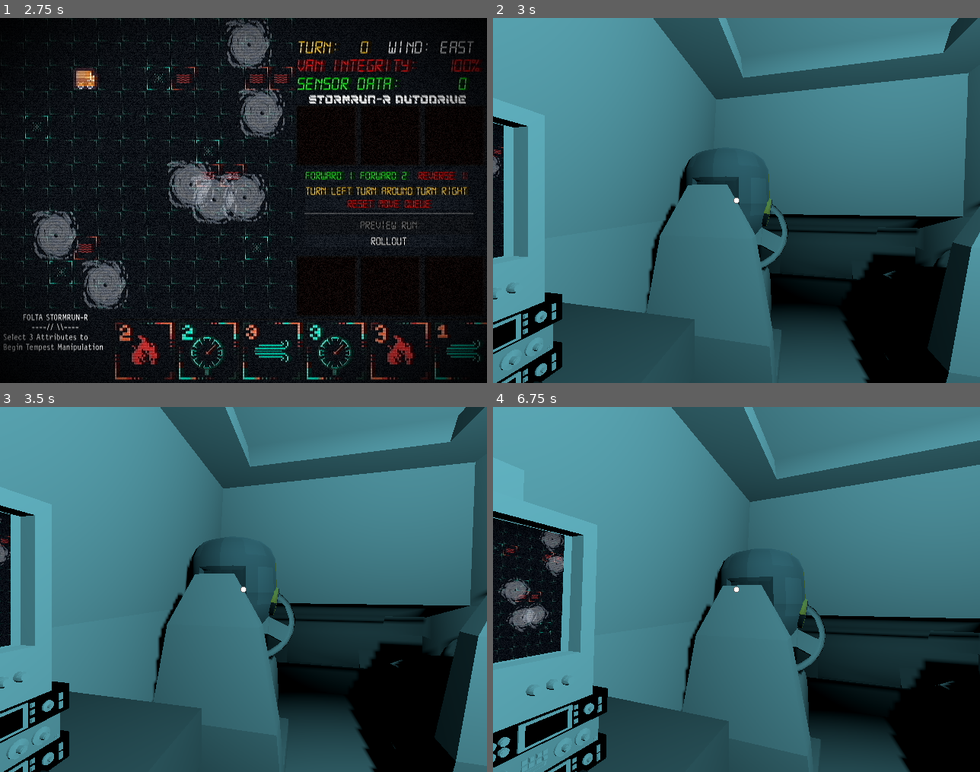
Above: before the commit, frames 1-4 (two rows, left to right).
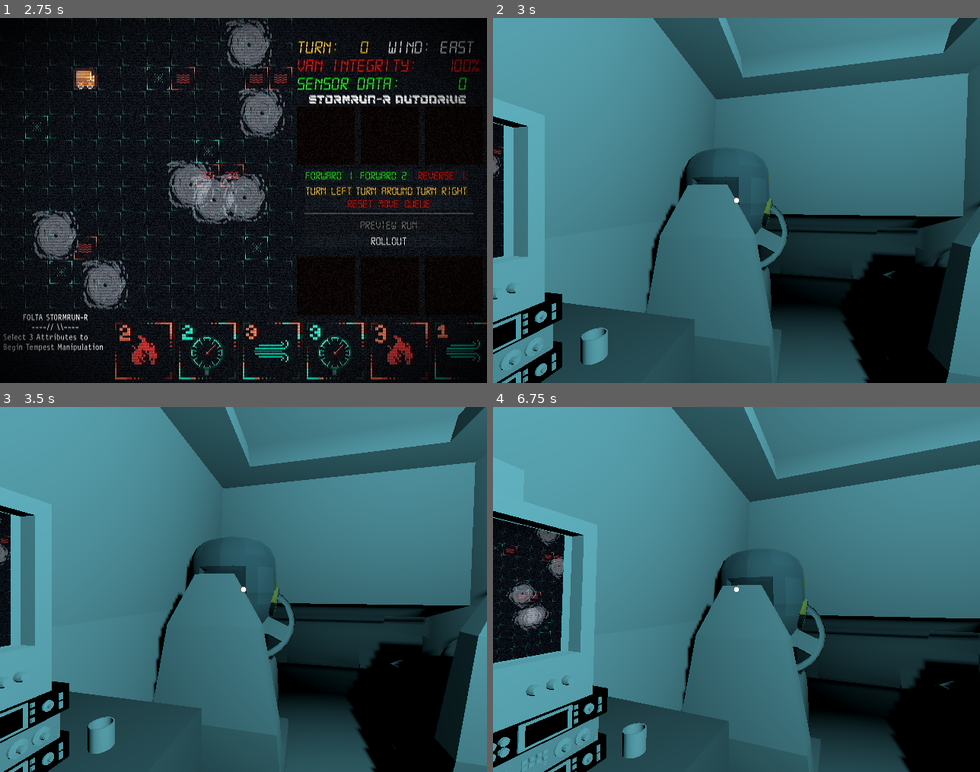
Above: after the commit, the same moments.

Repository: systemeffect/gwj92
Game: Godot game, scene res://scenes/main.tscn
Two runs of this game, one before a commit and one after it. Both use one fixed random seed, a clock stepped at 60 frames per second and the inputs below.
Inputs (mouse positions are in pixels of both pictures, inside the frame that each line leads up to):
- Up to frame 1 (2.75 s): click "START" at 0.5 s; click "START" at 1.25 s; click "City Grid" at 2 s
- Up to frame 2 (3 s): click "Rollout" at 2.75 s
- Up to frame 3 (3.5 s): no input
- Up to frame 4 (6.75 s): move the mouse to (760, 589) at 3.52 s; click (760, 589) at 3.67 s; move the mouse to (712, 589) at 4.27 s; click (712, 589) at 4.42 s; move the mouse to (746, 582) at 5.02 s; click (746, 582) at 5.17 s; move the mouse to (731, 596) at 5.77 s; click (731, 596) at 5.92 s; move the mouse to (775, 593) at 6.52 s; click (775, 593) at 6.67 s

Frame 1 is identical in both runs. In frame 2, 0.5% of the frame differs, in the area x 8-24%, y 84-100%; in frame 3, 0.5%; in frame 4, 1.1%, in the area x 1-32%, y 33-100%.

Commit message:
Started on second display

Diff:
--- a/City_Grid/grid_screen.tscn
+++ b/City_Grid/grid_screen.tscn
@@ -20,3 +20,16 @@
 texture = SubResource("ViewportTexture_5vh4w")
 region_enabled = true
 region_rect = Rect2(0, 0, 384, 384)
+
+[node name="SubViewport2" type="SubViewport" parent="." unique_id=2101608866]
+handle_input_locally = false
+size = Vector2i(640, 480)
+render_target_update_mode = 4
+
+[node name="City_Grid" parent="SubViewport2" unique_id=2124253133 instance=ExtResource("1_yuxdq")]
+
+[node name="Sprite3D2" type="Sprite3D" parent="." unique_id=373931470]
+transform = Transform3D(1.1499999, -1.2069339e-14, 1.2325074e-09, 1.2069338e-14, 1.1499999, 6.3837803e-15, -1.2325074e-09, -6.3837794e-15, 1.1499999, -5.340625, 1.5670078, -8.0641195e-07)
+texture = SubResource("ViewportTexture_5vh4w")
+region_enabled = true
+region_rect = Rect2(385, 0, 253, 198)
--- a/scenes/level.tscn
+++ b/scenes/level.tscn
@@ -15,7 +15,8 @@
 [ext_resource type="PackedScene" uid="uid://elw6yw4pjr6x" path="res://assets/3D/Dummy_Base.gltf" id="12_64w2a"]
 [ext_resource type="Texture2D" uid="uid://donf8t5wd65vj" path="res://assets/3D/prototypebits_texture.png" id="13_fpun6"]
 [ext_resource type="PackedScene" uid="uid://dnsmn8sqjc6yn" path="res://assets/3D/main_display.glb" id="15_arp2o"]
-[ext_resource type="PackedScene" uid="uid://pwart0608pyd" path="res://assets/3D/keyboard.glb" id="16_ux5qa"]
+[ext_resource type="PackedScene" uid="uid://54ak73n85rdh" path="res://assets/3D/coffee_cup.glb" id="16_82cfe"]
+[ext_resource type="PackedScene" uid="uid://in4feywdsadp" path="res://assets/3D/keyboard.glb" id="16_ux5qa"]
 
 [sub_resource type="ShaderMaterial" id="ShaderMaterial_w7c3h"]
 shader = ExtResource("1_2q6dc")
@@ -352,8 +353,14 @@
 [node name="main_display" parent="Van/Van Model" unique_id=451486922 instance=ExtResource("15_arp2o")]
 transform = Transform3D(0.44000003, 0, 0, 0, 0.44000003, 0, 0, 0, 0.44, 0.4226957, 0.6421033, -0.21813644)
 
-[node name="keyboard" parent="Van/Van Model" unique_id=1371810983 instance=ExtResource("16_ux5qa")]
-transform = Transform3D(-1.7484552e-08, 0, 0.39999998, 0, 0.39999998, 0, -0.39999995, 0, -1.7484554e-08, 0.3162753, 0.6956415, -0.2412325)
+[node name="main_display2" parent="Van/Van Model" unique_id=992780757 instance=ExtResource("15_arp2o")]
+transform = Transform3D(0.29093847, 0, -1.7763568e-15, 0, 0.29093847, 0, 0, 0, 0.29093847, 0.411468, 0.769089, -0.3875766)
+
+[node name="coffee_cup" parent="Van/Van Model" unique_id=1693292606 instance=ExtResource("16_82cfe")]
+transform = Transform3D(-1.7484556e-08, 0, -0.4, 0, 0.4, 0, 0.39999998, 0, -1.7484554e-08, 0.35381737, 0.69688916, -0.07788029)
+
+[node name="keyboard" parent="Van/Van Model" unique_id=729527796 instance=ExtResource("16_ux5qa")]
+transform = Transform3D(-1.7484556e-08, 0, -0.4, 0, 0.4, 0, 0.39999998, 0, -1.748455e-08, 0.3189893, 0.6911699, -0.20979099)
 
 [editable path="Van/Van Model/RedButton"]
 [editable path="Van/Van Model/Dummy_Base2"]
--- a/scripts/3D_Level.gd
+++ b/scripts/3D_Level.gd
@@ -73,10 +73,13 @@
 		get_van_loc()
 		var cur_storm_locs = get_storm_locs()
 		GlobalLocations.storm_locs = cur_storm_locs
+		GlobalLocations.current_queue.clear()
 		get_sensors()
 		get_fires_floods()
 		DirectionList.directions.clear()
 		player.make_mouse_visible()
+		if AudioManager.sfx_engine_idle.playing:
+			AudioManager.sfx_engine_idle.stop()
 		get_tree().change_scene_to_file("res://City_Grid/city_grid.tscn")
 	else:
 		if !screen_view_active:
Binary file added: assets/3D/coffee_cup.glb
Not shown, changed: assets/3D/coffee_cup.glb.import
Not shown, changed: assets/3D/keyboard_Untitled.png.import
